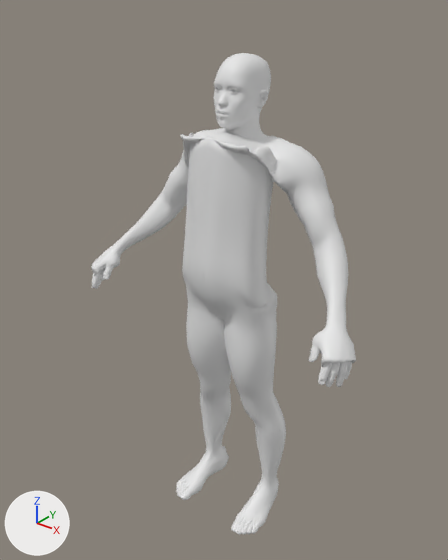
One commit to the Blender file Tools/Art/zombie_armoured.blend: the scene before it, then after it.
Before and after are seen from a camera (50 mm lens) standing at (1.226, -1.634, 1.983) and looking at (-0.038, -0.054, 1.003). Arrows for +X, +Y and +Z are at lower left; the lights stay in place. The first picture is the older version.

In view in the first picture: 'Zombie_Armoured'.
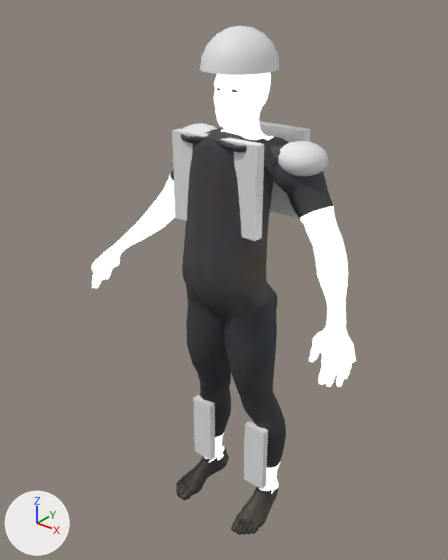
What differs and where, as boxes (x1, y1, x2, y2) in the pictures (448 x 560 px):
'Zombie_Armoured', surface changed, reshaped: before (91, 53, 356, 535); after (91, 26, 356, 535)
part 1 of me_base_007, added: after (278, 141, 328, 176)
part 2 of me_base_007, added (mostly hidden): after (183, 123, 217, 133)
part 3 of me_base_007, added: after (222, 121, 311, 218)
part 4 of me_base_007, added: after (172, 128, 264, 241)
part 5 of me_base_007, added: after (244, 421, 268, 489)
part 6 of me_base_007, added: after (193, 395, 215, 460)
part 7 of me_base_007, added: after (200, 26, 280, 75)

What changed in the scene script:
```text
Change mat_z_skin:
    remove # nodes: BsdfPrincipled, OutputMaterial
    nodes: BsdfPrincipled, Bump, Math, Mix x2, OutputMaterial, TexCoord, TexNoise x4, TexVoronoi, ValToRGB x4, VectorMath
    colours: light grey #ced0c8, grey #a2a4a2, grey #817c81, white #ffffff, black #000000, greyish purple #6f657c, red #953f38, grey #bcbcbc
Change mat_z_shirt:
    remove # nodes: BsdfPrincipled, OutputMaterial
    nodes: BsdfPrincipled, Bump, Math, Mix x2, OutputMaterial, TexCoord, TexNoise x3, TexVoronoi, TexWave, ValToRGB x4, VectorMath
    colours: black #000000, white #ffffff, dark grey #45494f, brown #50463c, dark red #5d1d19, white #e7e7e7, white #fafafa
Change mat_z_trousers:
    remove # nodes: BsdfPrincipled, OutputMaterial
    nodes: BsdfPrincipled, Bump, Math, Mix x2, OutputMaterial, TexCoord, TexNoise x3, TexVoronoi, TexWave, ValToRGB x4, VectorMath
    colours: black #000000, white #ffffff, greyish blue #323742, brown #50463c, dark red #5d1d19, white #e7e7e7, white #fafafa
Change mat_z_shoes:
    remove # nodes: BsdfPrincipled, OutputMaterial
    nodes: BsdfPrincipled, Bump, Math, Mix, OutputMaterial, TexCoord, TexNoise x3, ValToRGB x2, VectorMath
    colours: black #000000, white #ffffff, black #272422, brown #50463c, grey #b3b3b3, light grey #dadada
Add mat_z_armour:
    mat_z_armour = principled_material('Z_Armour')
    mat_z_armour.base_color = (0.8, 0.8, 0.8)  # white #e7e7e7
Change me_base_007:
    used by ob_zombie_armoured; location = (0.0, 0.0, 0.0); scale = (0.01, 0.01, 0.01)
    remove me_base_007.from_pydata(...)  # 13552 vertices, 13570 faces; spans x -56.0..56.0, y -28.0..10.0, z -1.0..178.0
    add me_base_007.from_pydata(...)  # 13957 vertices, 13994 faces; spans x -56.0..56.0, y -28.0..14.0, z -1.0..186.0
    me_base_007 part 1: a new loose piece, a UV sphere (16 segments, 10 rings, poles along z) spanning x 13.0..30.0, y -6.0..11.0, z 142.0..153.0, in mat_z_armour (white #e7e7e7)
    me_base_007 part 2: a new loose piece, a UV sphere (16 segments, 10 rings, poles along z) spanning x -30.0..-13.0, y -6.0..11.0, z 142.0..153.0, in mat_z_armour (white #e7e7e7)
    me_base_007 part 3: a new loose piece, a box spanning x -17.0..17.0, y 10.2..13.8, z 124.1..154.1, in mat_z_armour (white #e7e7e7)
    me_base_007 part 4: a new loose piece, a box spanning x -17.0..17.0, y -15.8..-12.2, z 124.1..154.1, in mat_z_armour (white #e7e7e7)
    me_base_007 part 5: a new loose piece, a box spanning x 8.7..17.7, y -8.2..-5.4, z 15.3..43.3, in mat_z_armour (white #e7e7e7)
    me_base_007 part 6: a new loose piece, a box spanning x -17.7..-8.7, y -8.2..-5.4, z 15.3..43.3, in mat_z_armour (white #e7e7e7)
    me_base_007 part 7: a new loose piece of 81 vertices spanning x -12.0..12.0, y -16.0..11.0, z 173.0..186.0, in mat_z_armour (white #e7e7e7)
    add me_base_007.materials.append(mat_z_armour)  # white #e7e7e7
```
